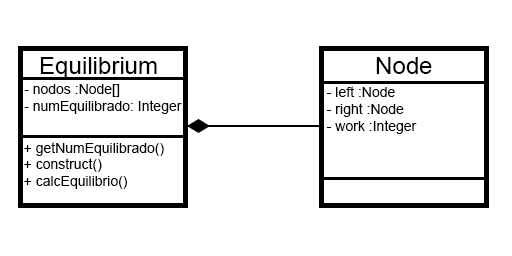
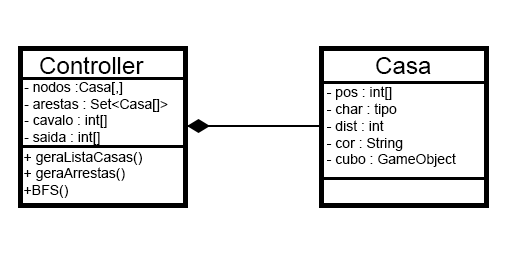
Layered file, before and after one edit (512 x 256). Changes by layer:
renamed "Equilibrium" to "Controller", moved it above "- nodos :Casa[,] - arestas : Set<Casa[]> - cavalo : int[] - sai", painted on it over [40, 56, 157, 77]
renamed "- nodos :Node[] - numEquilibrado: Integer" to "- nodos :Casa[,] - arestas : Set<Casa[]> - cavalo : int[] - sai", moved it above "+ geraListaCasas() + geraArrestas() +BFS()", painted on it over [24, 82, 182, 145]
renamed "+ getNumEquilibrado() + construct() + calcEquilibrio()" to "+ geraListaCasas() + geraArrestas() +BFS()", painted on it over [24, 142, 164, 198]
renamed "- left :Node - right :Node - work :Integer" to "- pos : int[] - char : tipo - dist : int - cor : String - cubo", painted on it over [327, 86, 456, 167]
renamed "Node" to "Casa", painted on it over [376, 57, 432, 74]
painted on "Retângulo 2 cópia" over [23, 135, 183, 148]
